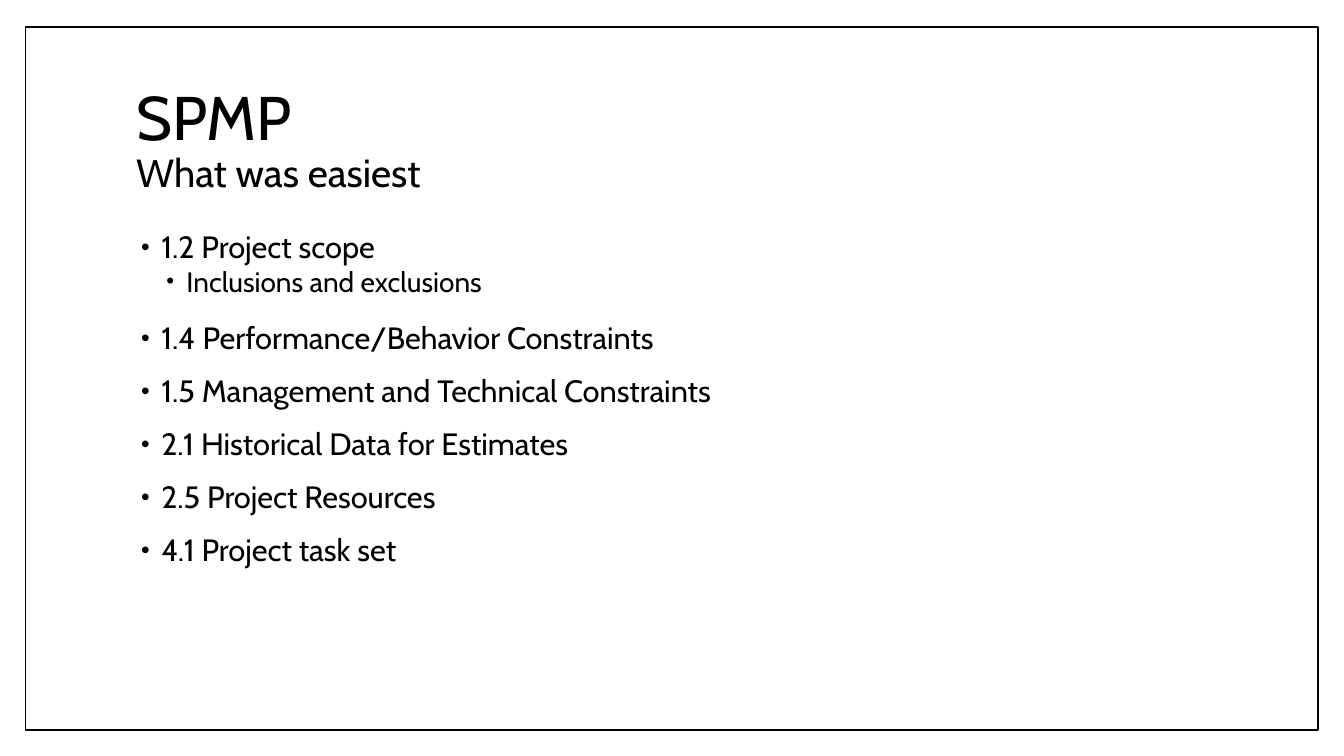
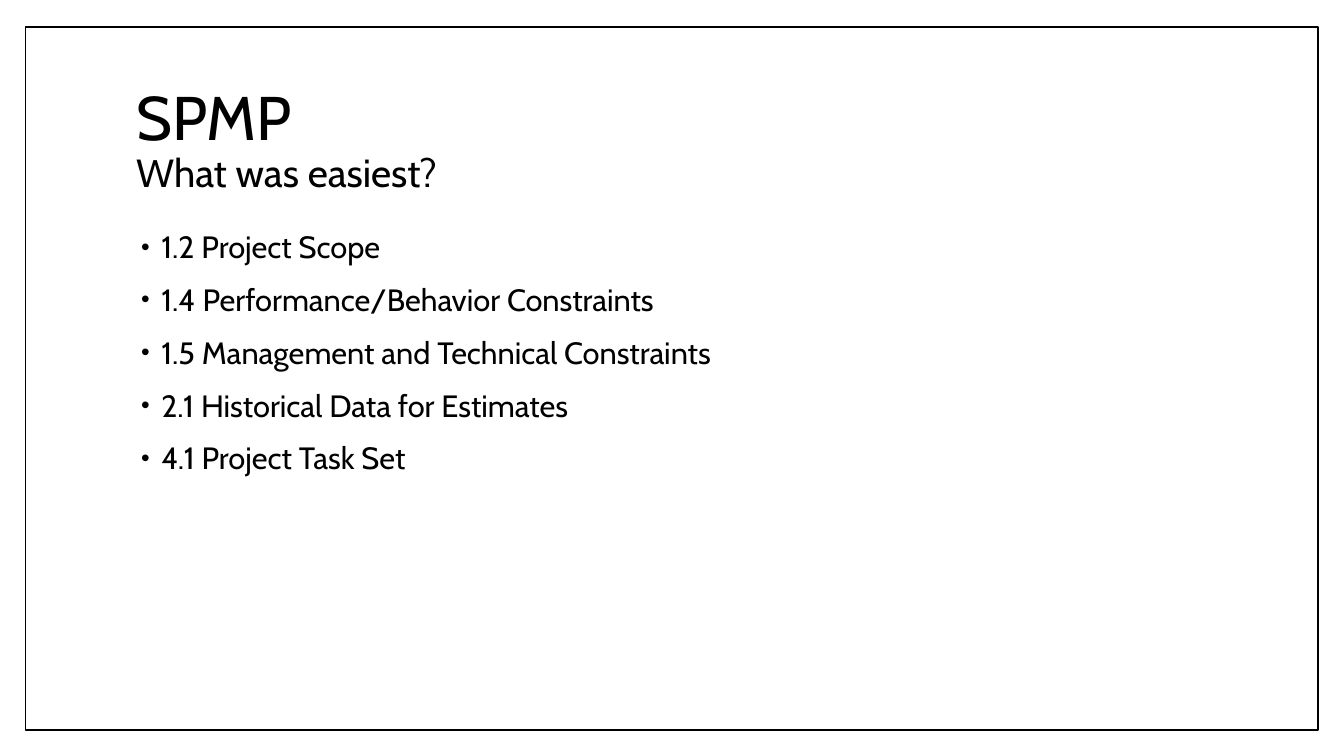
Before and after one commit to umdfeynman/umdfeynman, a slide deck: slide 16 of Work_In_Progress/CS/SPMP_Presentation_Erik_Modified.pptx. Drawn at 1344x756 pixels with LibreOffice and Linux fonts; fonts in the diff are those of the drawing. Boxes give left, top, right and bottom in pixels: in the first picture for what was removed or moved away, otherwise in the second. Text is boxed around its words. In the diff, an @@ line names an element or a change of style, - is before the commit and + after.

```diff
--- a/Work_In_Progress/CS/SPMP_Presentation_Erik_Modified.pptx
+++ b/Work_In_Progress/CS/SPMP_Presentation_Erik_Modified.pptx
@@ title at bbox=[136, 96, 437, 188]: text changed @@
-SPMP
-What was easiest
+SPMP
+What was easiest?
@@ text at bbox=[161, 236, 381, 265]: text changed; size 20 to 22 pt @@
-• 1.2 Project scope
-  • Inclusions and exclusions
+• 1.2 Project Scope
@@ text at bbox=[161, 446, 405, 476]: text changed @@
-• 2.5 Project Resources
-• 4.1 Project task set
+• 4.1 Project Task Set
```
Also in this commit, not shown: 17 other slides changed.
